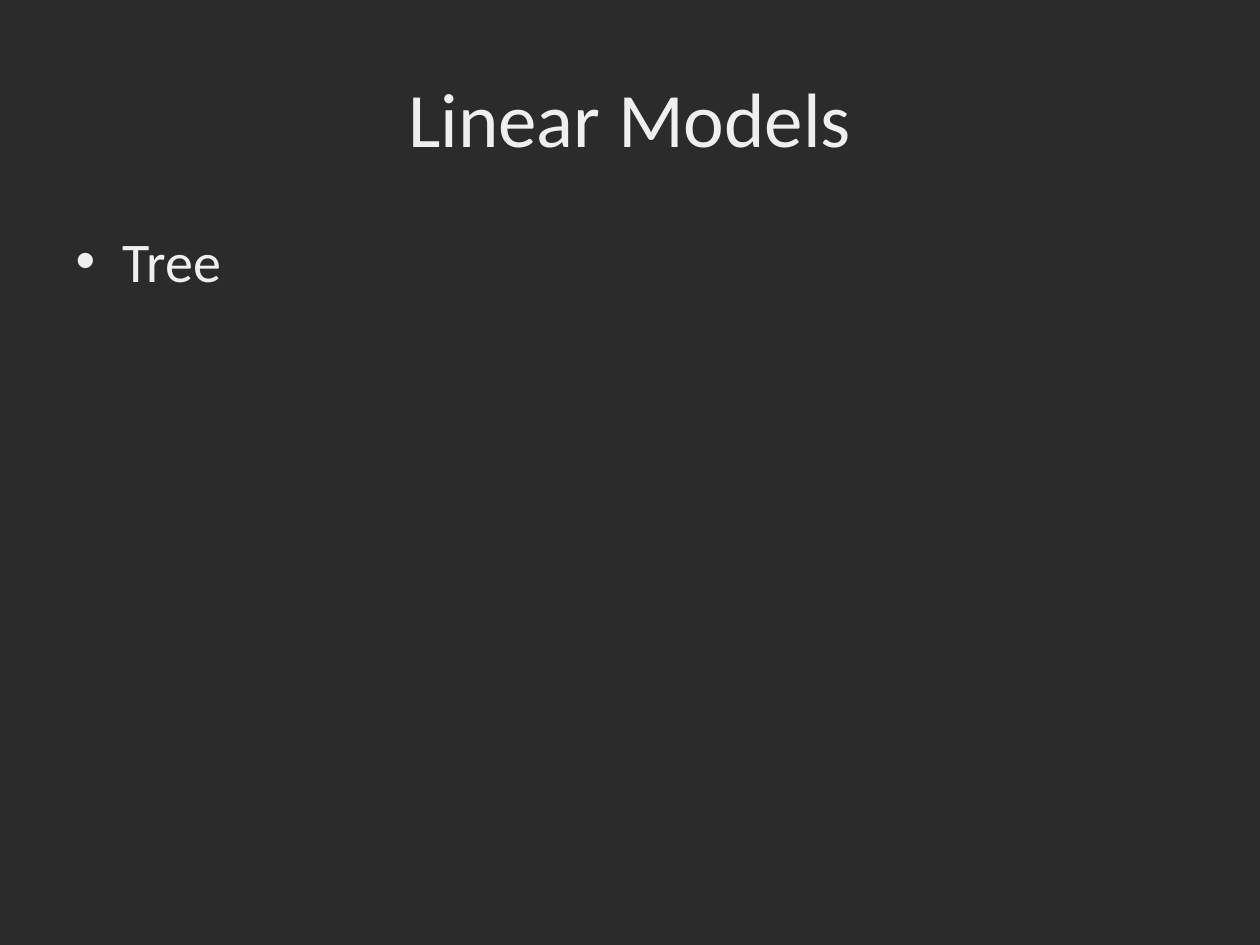
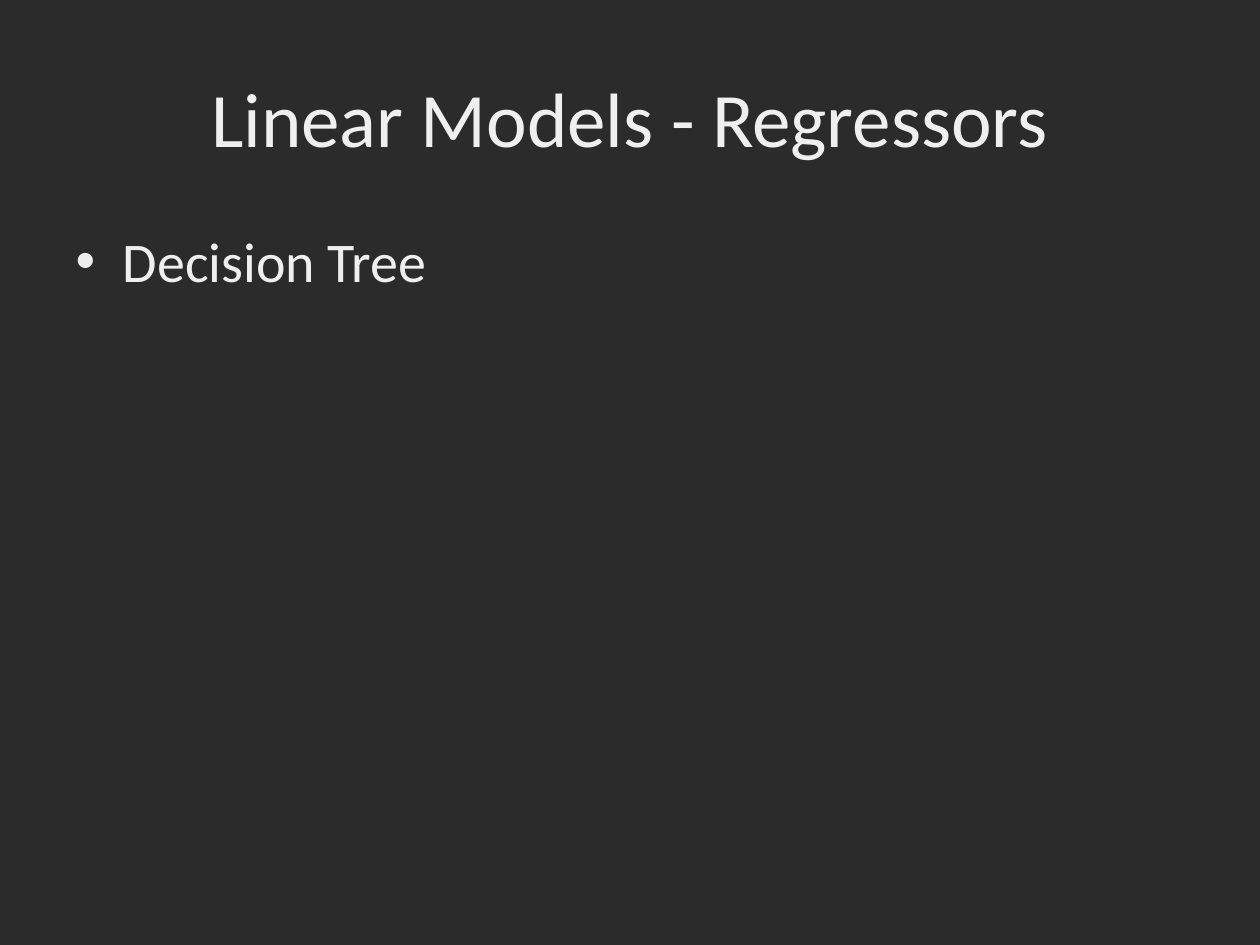
Before and after one commit to dbowmans46/PracticalProgramming, a slide deck: slide 29 of Session 7 - Python/Instructional Material/Session 7 - Python Brief Intro to Machine Learning with Scikit Learn.pptx (slide 25 before the commit). Drawn at 1260x945 pixels with LibreOffice and Linux fonts; fonts in the diff are those of the drawing; background and template pictures are left out; a plain dark background stands for a picture behind light text. Boxes give left, top, right and bottom in pixels: in the first picture for what was removed or moved away, otherwise in the second. Text is boxed around its words. In the diff, an @@ line names an element or a change of style, - is before the commit and + after.

Commit message:
Added descriptions for some model types.

```diff
--- a/Session 7 - Python/Instructional Material/Session 7 - Python Brief Intro to Machine Learning with Scikit Learn.pptx
+++ b/Session 7 - Python/Instructional Material/Session 7 - Python Brief Intro to Machine Learning with Scikit Learn.pptx
@@ title at (211,93,1048,161): text changed @@
-Linear Models
+Linear Models - Regressors
@@ text at (123,243,426,283): text changed @@
-• Tree
+• Decision Tree
```
Also in this commit, not shown: 7 other slides changed, 5 slides added.
